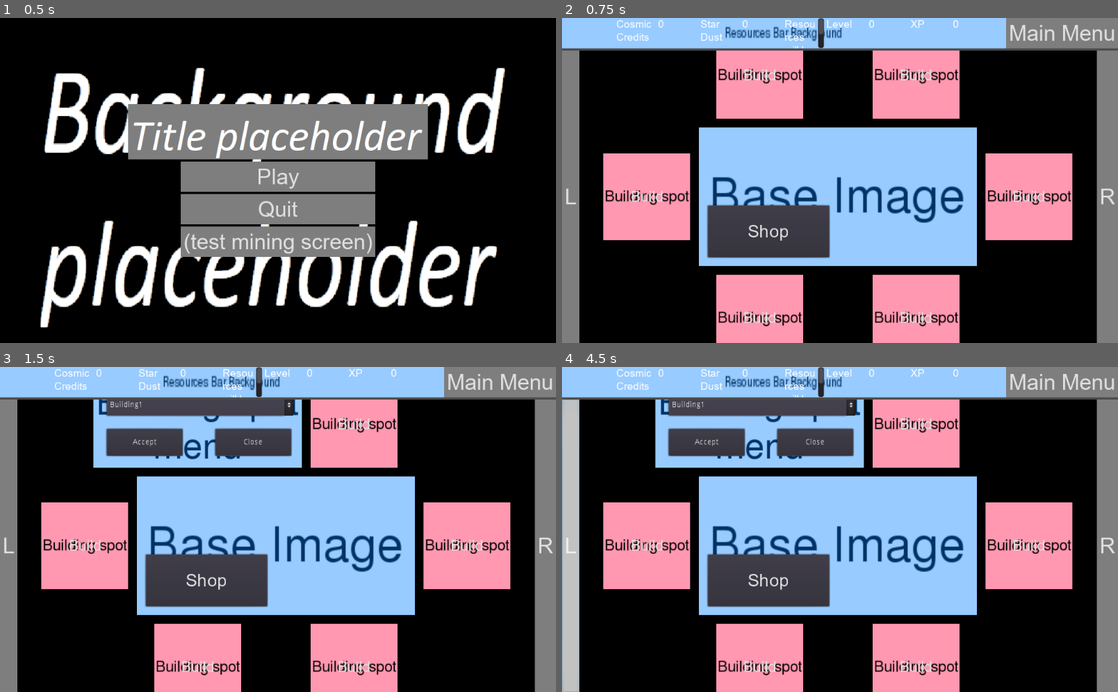
Above: before the commit, frames 1-4 (two rows, left to right).
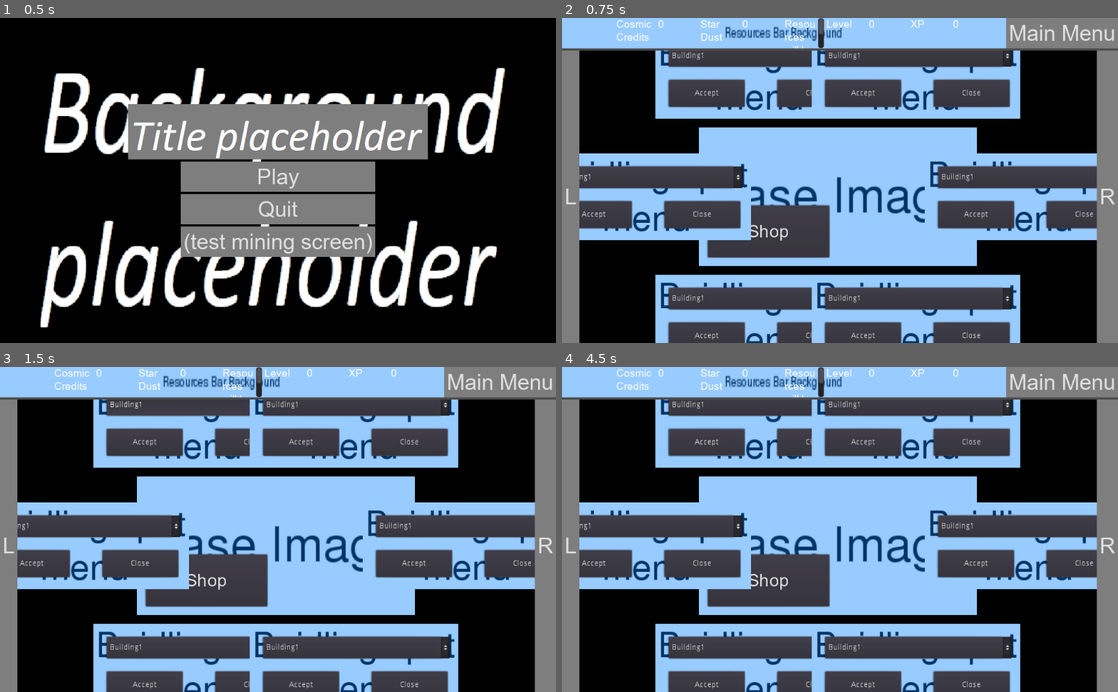
Above: after the commit, the same moments.

Repository: VB-s-game-dev-team/teraformer-game
Game: Godot game, scene res://MainScene.tscn
Same seed, same stepped clock (60 frames per second), same inputs: the game is played once before the commit and once after it.
Inputs (mouse positions are in pixels of both pictures, inside the frame that each line leads up to):
- Up to frame 1 (0.5 s): no input
- Up to frame 2 (0.75 s): click "Play" at 0.5 s
- Up to frame 3 (1.5 s): click (200, 406) at 1.25 s, where only the run after the commit has a clickable "Building1"
- Up to frame 4 (4.5 s): click "Accept" at 2 s; click "Accept" at 2.75 s; click "Build" at 3.5 s; click (573, 545) at 4.25 s, where only the run after the commit has a clickable "L"

Frame 1 is identical in both runs. In frame 2, 42% of the frame differs, in the area x 3-97%, y 9-100%; in frame 3, 35%; in frame 4, 38%.
Error after the commit: Invalid get index 'cosmic_credits_count' (on base: 'Nil'). (res://Planet/building_spot/building_spot.gd:63)

Commit message:
Tomáš Douda

Diff:
--- a/Planet/Planet.tscn
+++ b/Planet/Planet.tscn
@@ -74,6 +74,7 @@
 
 [node name="Viewport" type="Viewport" parent="MainContainer/PlanetContainer/ViewportContainer"]
 size = Vector2( 953, 540 )
+handle_input_locally = false
 render_target_update_mode = 3
 
 [node name="PlanetRotationNode" type="Node2D" parent="MainContainer/PlanetContainer/ViewportContainer/Viewport"]
@@ -337,6 +338,10 @@
 __meta__ = {
 "_edit_use_anchors_": false
 }
+
+[node name="BuildingDialog" type="Popup" parent="."]
+margin_right = 1024.0
+margin_bottom = 600.0
 [connection signal="button_up" from="MainContainer/Header/MainMenuButton" to="." method="_on_MainMenuButton_button_up"]
 [connection signal="button_up" from="MainContainer/PlanetContainer/LeftRotateButton" to="MainContainer/PlanetContainer/ViewportContainer/Viewport/PlanetRotationNode" method="_on_LeftRotateButton_button_up"]
 [connection signal="button_down" from="MainContainer/PlanetContainer/ViewportContainer/Viewport/PlanetRotationNode/Base/ShopButton" to="." method="_on_ShopButton_button_down"]
--- a/Planet/building_spot/building_spot.gd
+++ b/Planet/building_spot/building_spot.gd
@@ -3,26 +3,34 @@
 var _global_stuff: GlobalStuff
 
 const _upgrade_cost_increase_rate := 1.2
-const building_names := {
-	0: "Building1",
-	1: "Building2",
-	2: "Building3",
-	3: "Building4",
-	4: "Building5",
-	5: "Building6",
-	6: "Suicide Drone Lab",
-	7: "Drill Dome",
-	8: "Big Bomb Factory",
-	9: "Building10",
-	10: "Building11",
-	11: "Building12",
-	12: "Building13",
-	13: "Building14",
-	14: "Building15",
-	15: "Building16",
-	16: "Building17",
-	17: "Building18",
-}
+const building_names := [
+	"Building1",
+	"Building2",
+	"Building3",
+	"Building4",
+	"Building5",
+	"Building6",
+	"Suicide Drone Lab",
+	"Drill Dome",
+	"Big Bomb Factory",
+	"Building10",
+	"Building11",
+	"Building12",
+	"Building13",
+	"Building14",
+	"Building15",
+	"Building16",
+	"Building17",
+	"Building18",
+]
+
+const img_path := "res://Planet/building_spot/building_images/"
+const img_suffix := ".png"
+
+var _building_images := []
+
+signal open_buy_menu()
+
 var _building_prices := [
 	0, 0, 0, 0, 0, 0,
 	1000, 2000, 5000, 0,
@@ -34,6 +42,9 @@
 
 func _ready() -> void:
 	_global_stuff = get_parent() as GlobalStuff
+	_building_images.resize(len(building_names))
+	for i in range(len(building_names)):
+		_building_images[i] = load(img_path + building_names[i] + img_suffix)
 
 func _on_BuyButton_button_up() -> void:
 	get_tree().paused = true
@@ -52,9 +63,7 @@
 	var ccc := _global_stuff.cosmic_credits_count
 	if price <= ccc:
 		_global_stuff._set_cosmic_credits_count(ccc - price)
-		$BuildingSpotTexture.texture = \
-		load("res://Planet/building_spot/building_images/" + \
-		building_names[options.selected] + ".png")
+		$BuildingSpotTexture.texture = _building_images[options.selected]
 		_building_prices[options.selected] *= _upgrade_cost_increase_rate
 
 		# Future change of said variable
--- a/Planet/building_spot/building_spot.tscn
+++ b/Planet/building_spot/building_spot.tscn
@@ -19,12 +19,17 @@
 }
 
 [node name="BuildingSpotTexture" type="TextureRect" parent="."]
+pause_mode = 2
 margin_right = 160.0
 margin_bottom = 160.0
 texture = ExtResource( 3 )
 expand = true
+__meta__ = {
+"_edit_use_anchors_": false
+}
 
 [node name="BuyButton" type="Button" parent="."]
+pause_mode = 2
 margin_right = 160.0
 margin_bottom = 160.0
 custom_fonts/font = SubResource( 1 )
@@ -35,7 +40,7 @@
 }
 
 [node name="BuyMenu" type="Control" parent="."]
-visible = false
+pause_mode = 2
 margin_left = -112.0
 margin_right = 272.0
 margin_bottom = 160.0
@@ -44,6 +49,7 @@
 }
 
 [node name="MenuTexture" type="TextureRect" parent="BuyMenu"]
+pause_mode = 2
 margin_right = 384.0
 margin_bottom = 160.0
 texture = ExtResource( 4 )
@@ -53,6 +59,7 @@
 }
 
 [node name="CloseButton" type="Button" parent="BuyMenu"]
+pause_mode = 2
 margin_left = 224.0
 margin_top = 88.0
 margin_right = 364.0
@@ -63,6 +70,7 @@
 }
 
 [node name="AcceptButton" type="Button" parent="BuyMenu"]
+pause_mode = 2
 margin_left = 24.0
 margin_top = 88.0
 margin_right = 164.0
@@ -73,6 +81,7 @@
 }
 
 [node name="BuildingOptions" type="OptionButton" parent="BuyMenu"]
+pause_mode = 2
 margin_left = 24.0
 margin_top = 24.0
 margin_right = 368.0
